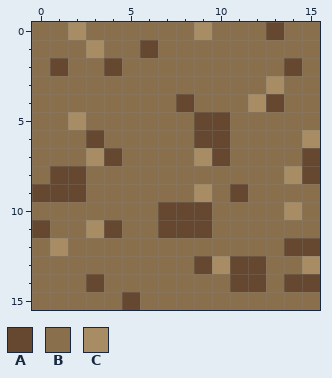
One commit to this pixel-art file: game/pixel-tiles/dirt.aseprite. Above, as it was before the edit.
16x16 pixels, 1 frame.
Palette (. is transparent): A #66472f  B #8a6f4d  C #a88c64
Pixels before, first column x 0:
 0 BBCBBBBBBCBBBABB
 1 BBBCBBABBBBBBBBB
 2 BABBABBBBBBBBBAB
 3 BBBBBBBBBBBBBCBB
 4 BBBBBBBBABBBCABB
 5 BBCBBBBBBAABBBBB
 6 BBBABBBBBAABBBBC
 7 BBBCABBBBCABBBBA
 8 BAABBBBBBBBBBBCA
 9 AAABBBBBBCBABBBB
10 BBBBBBBAAABBBBCB
11 ABBCABBAAABBBBBB
12 BCBBBBBBBBBBBBAA
13 BBBBBBBBBACAABBC
14 BBBABBBBBBBAABAA
15 BBBBBABBBBBBBBBB
New version:
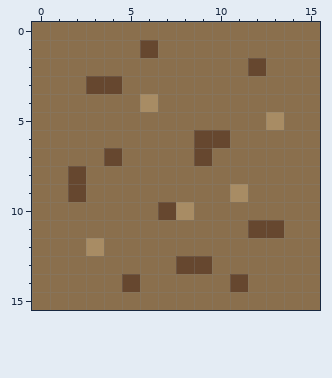
The edit:
Colour A replaces colour B in row 2 at x 12; in row 3 at x 3 to 4; in row 11 at x 12 to 13; in row 13 at x 8; in row 14 at x 5.
Colour A replaces colour C in row 7 at x 9.
Colour B replaces colour A in row 0 at x 13; in row 2 at x 1, 4 and 14; in row 4 at x 8 and 13; in row 5 at x 9 to 10; in row 6 at x 3; in row 7 at x 10 and 15.
Colour B replaces colour A in row 8 at x 1 and 15; in row 9 at x 0 to 1; in row 10 at x 9; in row 11 at x 0, 4 and 7 to 9; in row 12 at x 14 to 15; in row 13 at x 11 to 12.
Colour B replaces colour A in row 14 at x 3, 12 and 14 to 15; in row 15 at x 5.
Colour B replaces colour C in row 0 at x 2 and 9; in row 1 at x 3; in row 3 at x 13; in row 4 at x 12; in row 5 at x 2; in row 6 at x 15.
Colour B replaces colour C in row 7 at x 3; in row 8 at x 14; in row 9 at x 9; in row 10 at x 14; in row 11 at x 3; in row 12 at x 1.
Colour B replaces colour C in row 13 at x 10 and 15.
Colour C replaces colour A in row 9 at x 11; in row 10 at x 8.
Colour C replaces colour B in row 4 at x 6; in row 5 at x 13; in row 12 at x 3.
Changed places in both pictures, as pixel boxes (x1, y1, x2, y2):
changed: (32, 22, 320, 310)
